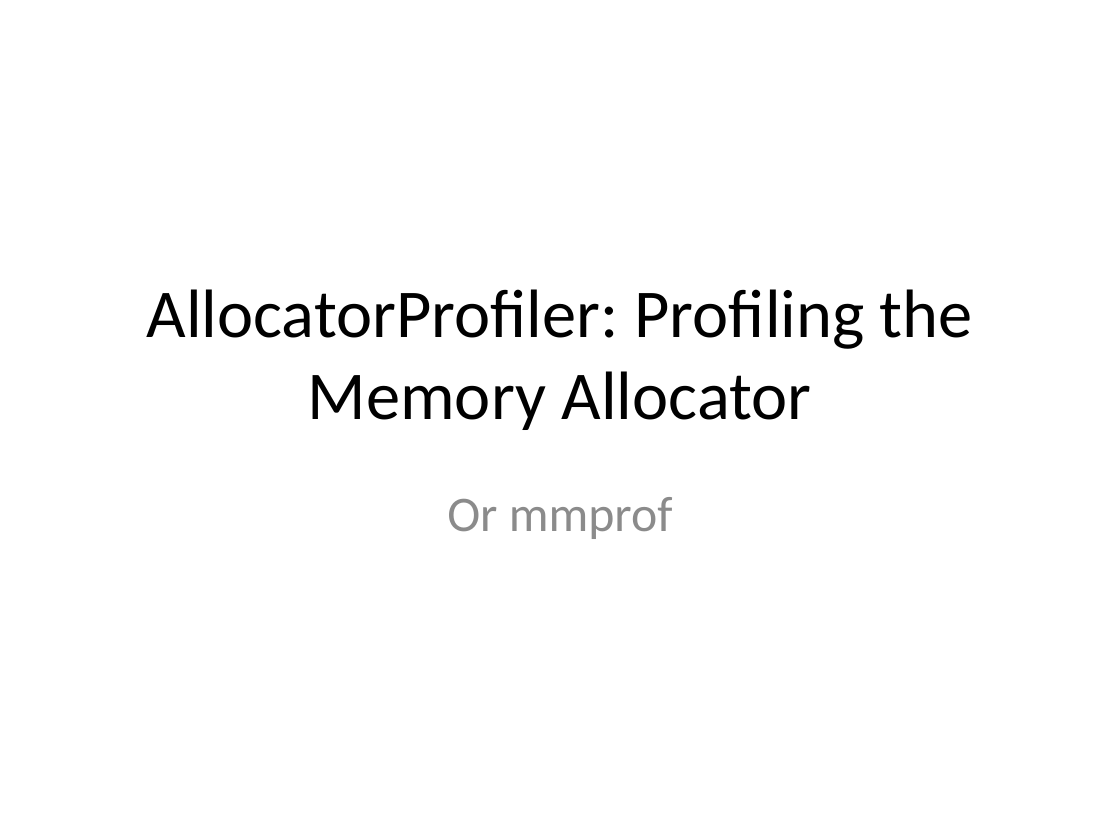
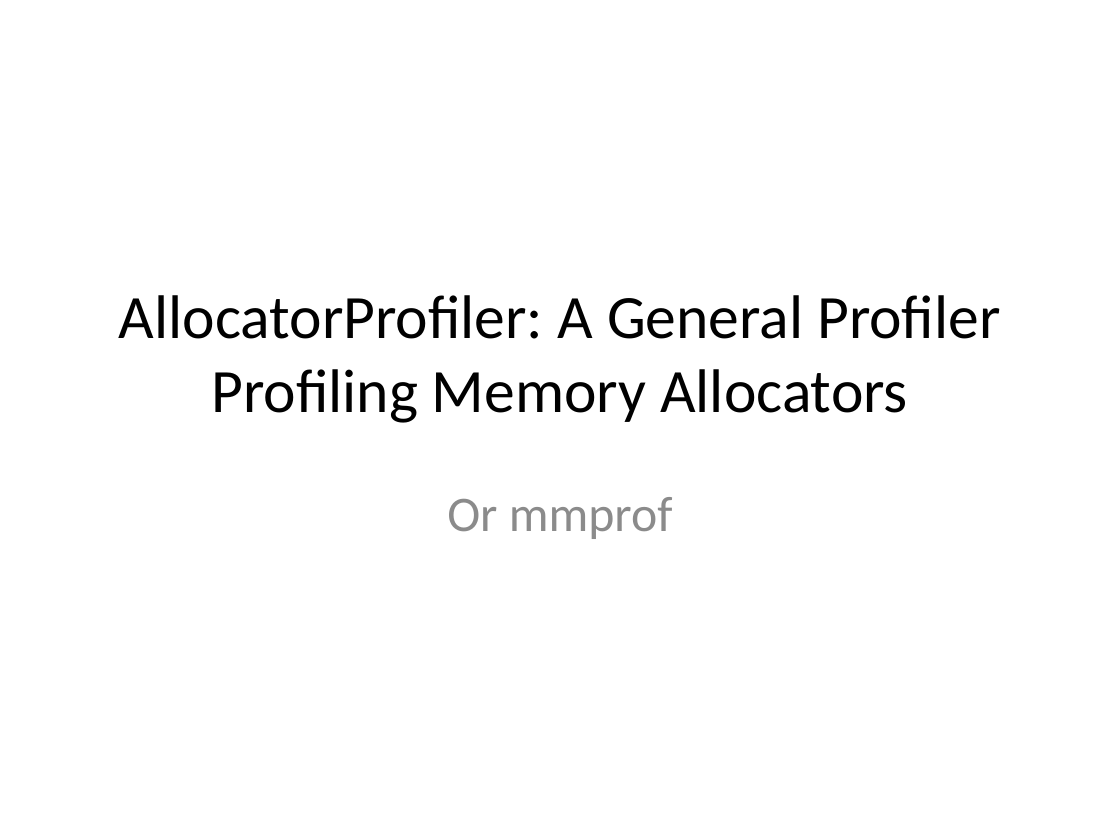
Before and after one commit to UTSASRG/MemPerf-Pro, a slide deck: slide 1 of AllocatorProfiler.pptx. Drawn at 1120x840 pixels with LibreOffice and Linux fonts; fonts in the diff are those of the drawing. Boxes give left, top, right and bottom in pixels: in the first picture for what was removed or moved away, otherwise in the second. Text is boxed around its words. In the diff, an @@ line names an element or a change of style, - is before the commit and + after.

```diff
--- a/AllocatorProfiler.pptx
+++ b/AllocatorProfiler.pptx
@@ title at (119, 295, 1000, 423): text changed; size 44 to 39.6 pt @@
-AllocatorProfiler: Profiling the Memory Allocator
+AllocatorProfiler: A General Profiler Profiling Memory Allocators
```
Also in this commit, not shown: 4 other slides changed.
